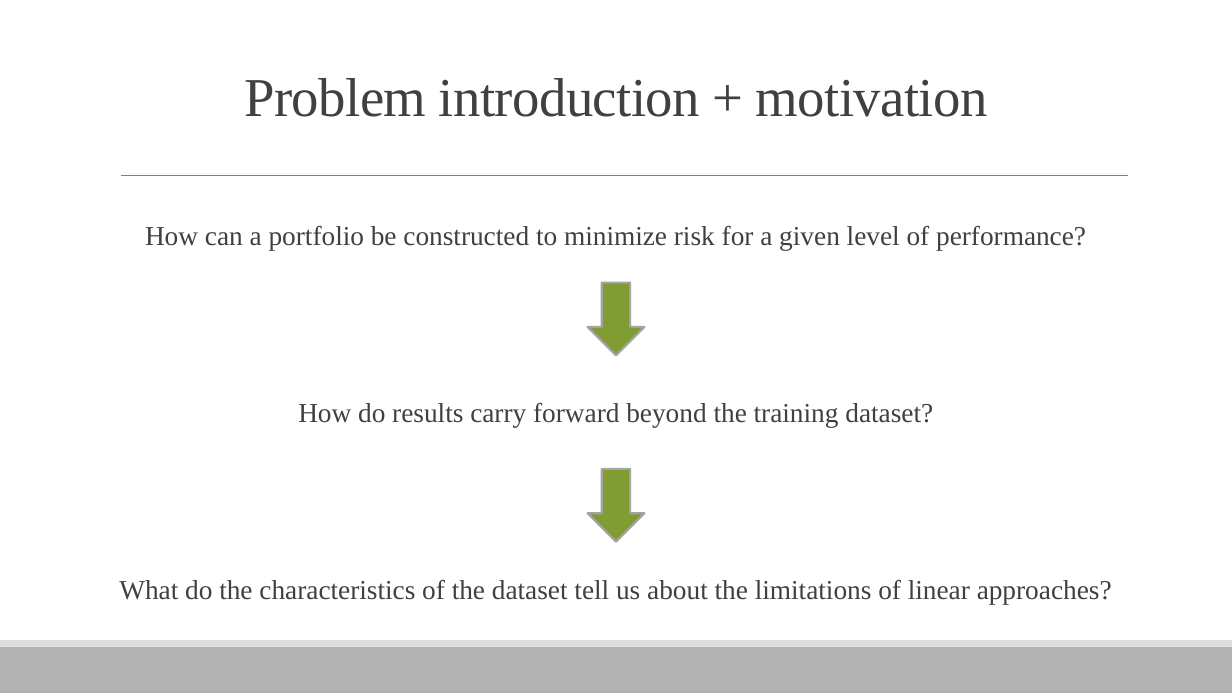
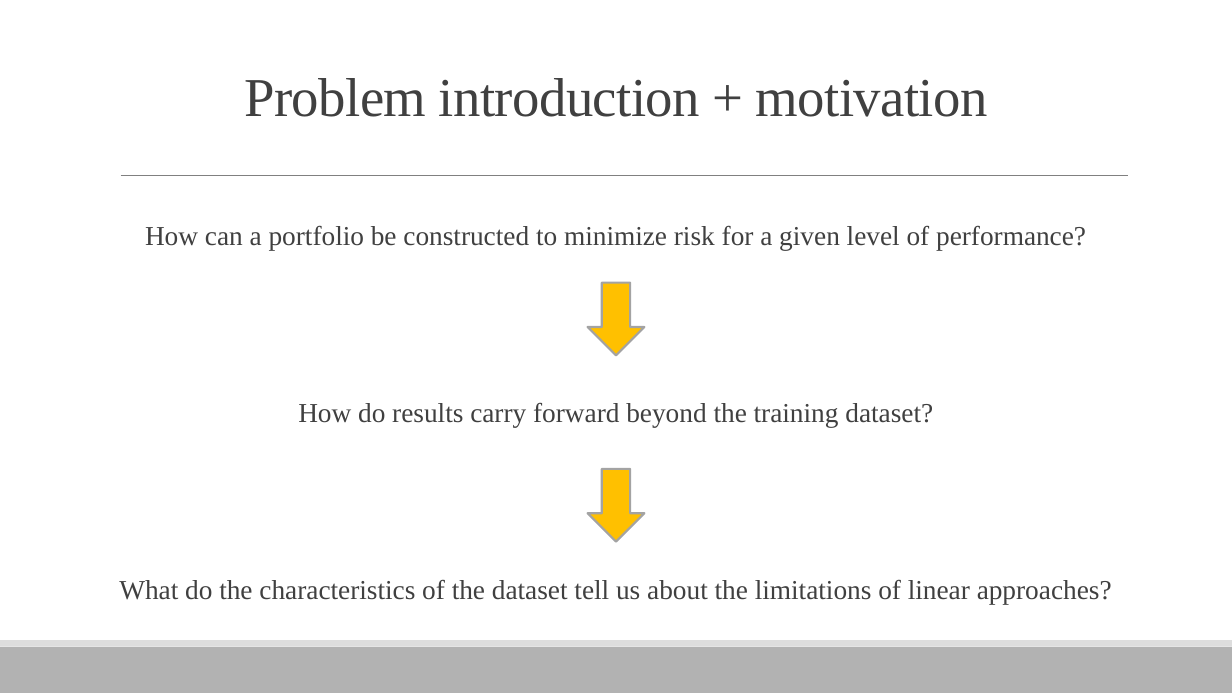
Before and after one commit to alexander-moore/DS501_Case2, a slide deck: slide 2 of DS501 Project 2.pptx. Drawn at 1232x693 pixels with LibreOffice and Linux fonts; fonts in the diff are those of the drawing. Boxes give left, top, right and bottom in pixels: in the first picture for what was removed or moved away, otherwise in the second. Text is boxed around its words. In the diff, an @@ line names an element or a change of style, - is before the commit and + after.

```diff
--- a/DS501 Project 2.pptx
+++ b/DS501 Project 2.pptx
@@ down arrow at <box>588,282,644,355</box>: fill #809C33 to #FFC000 @@
@@ down arrow at <box>588,469,644,542</box>: fill #809C33 to #FFC000 @@
```
Also in this commit, not shown: 5 other slides changed, 1 slide added, 12 other files.
